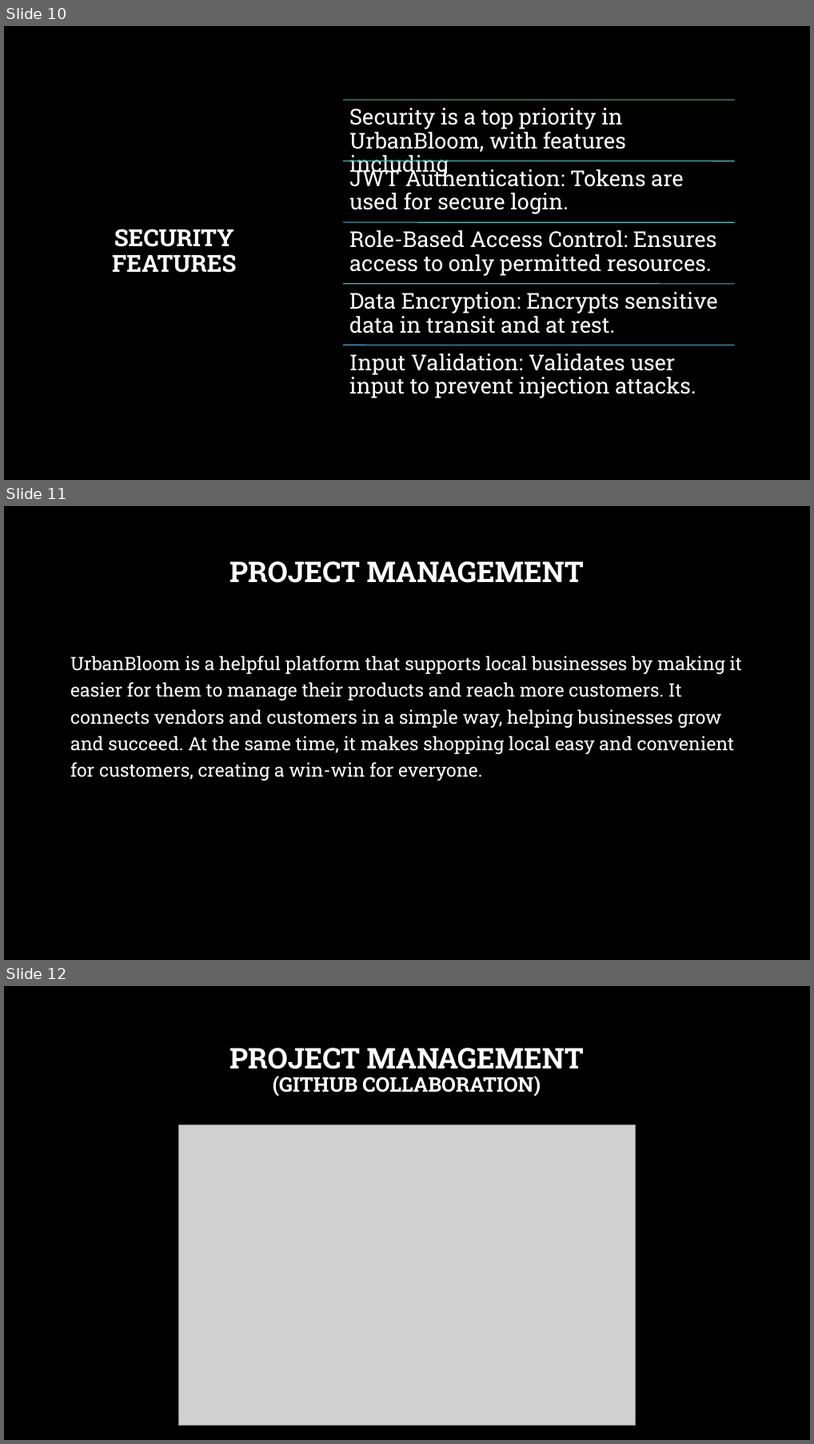
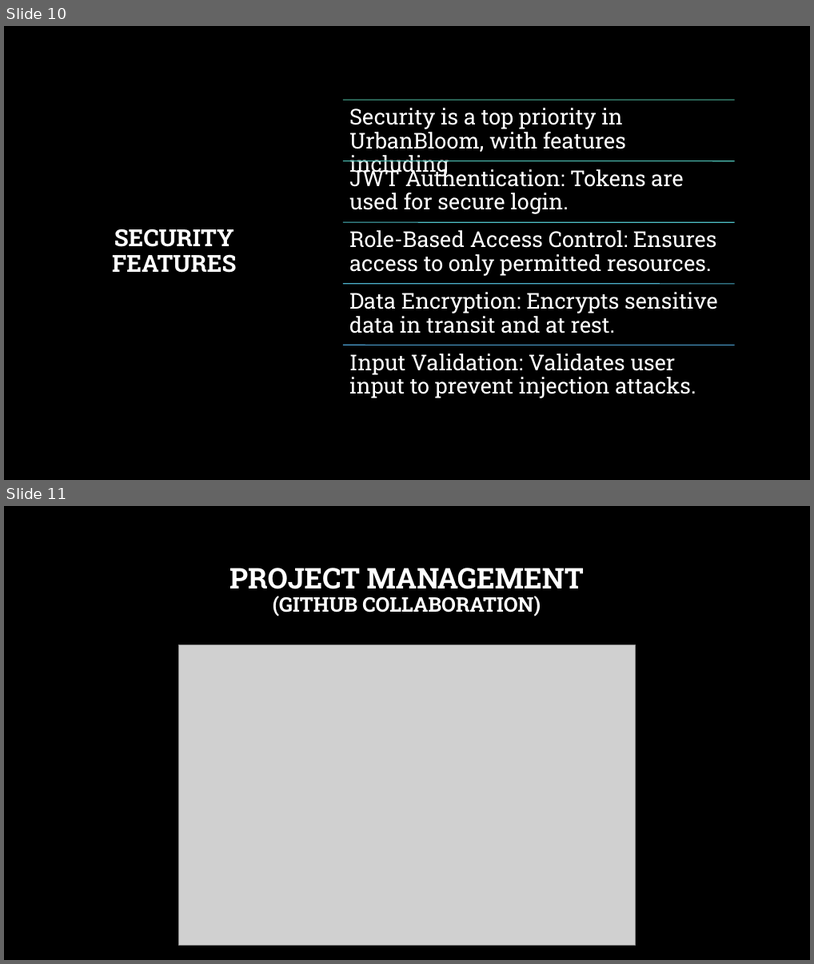
Before and after one commit to NikhilRameshHegde/CapstoneDocumentation, a slide deck: URBAN BLOOM Project (1).pptx. Shown one above the other, each under a label of ours: slides 10, 11 and 12 before the commit, slides 10 and 11 after it. The pictures are 814x1444 and 814x964 pixels, drawn with LibreOffice and Linux fonts; fonts in the diff are those of the drawing; grey boxes stand for pictures; background and template pictures are left out. Boxes give left, top, right and bottom in pixels: in the first picture for what was removed or moved away, otherwise in the second. Text is boxed around its words. In the diff, an @@ line names an element or a change of style, - is before the commit and + after.

Commit message:
Updated pptx

```diff
--- a/URBAN BLOOM Project (1).pptx
+++ b/URBAN BLOOM Project (1).pptx
@@ slide 11 removed at <box>4,506,810,960</box>, background picture (left out) @@
@@ title removed at <box>230,561,584,583</box> @@
-PROJECT MANAGEMENT
@@ text removed at <box>70,656,743,780</box> @@
-UrbanBloom is a helpful platform that supports local businesses by making it easier for them to manage their products and reach more customers. It connects vendors and customers in a simple way, helping businesses grow and succeed. At the same time, it makes shopping local easy and convenient for customers, creating a win-win for everyone.
@@ what was slide 12 is now slide 11 @@
```
